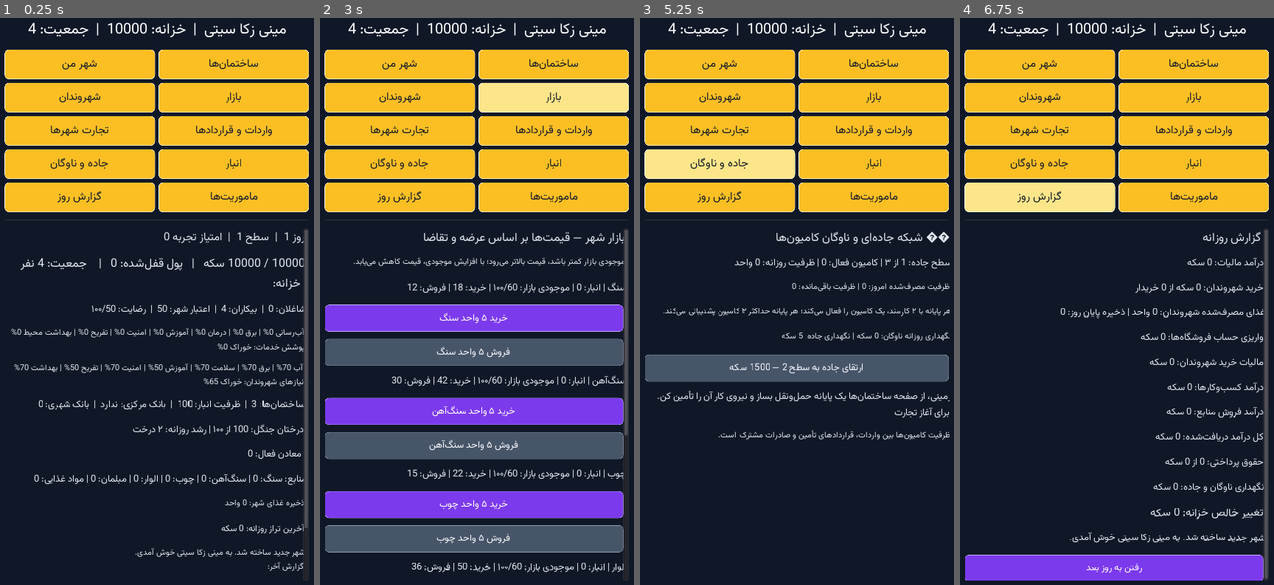
Above: before the commit, frames 1-4 (left to right).
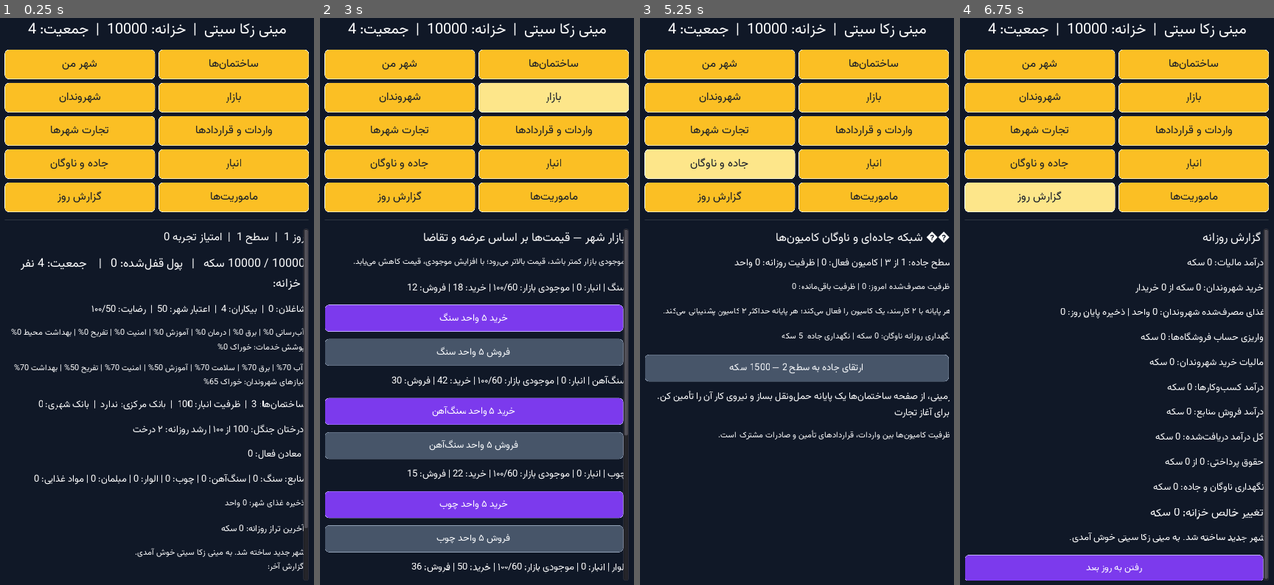
Above: after the commit, the same moments.

Repository: zekainstabot/mini-zeka-city
Game: Godot game, scene res://Main.tscn
Two runs of this game, one before a commit and one after it. Both use one fixed random seed, a clock stepped at 60 frames per second and the inputs below.
Inputs:
- Up to frame 1 (0.25 s): no input
- Up to frame 2 (3 s): click "ﻦﻣ ﺮﻬﺷ" at 0.5 s; click "ﺎﻫ‌ﻥﺎﻤﺘﺧﺎﺳ" at 1.25 s; click "ﻥﺍﺪﻧﻭﺮﻬﺷ" at 2 s; click "ﺭﺍﺯﺎﺑ" at 2.75 s
- Up to frame 3 (5.25 s): click "ﺎﻫﺮﻬﺷ ﺕﺭﺎﺠﺗ" at 3.5 s; click "ﺎﻫﺩﺍﺩﺭﺍﺮﻗ ﻭ ﺕﺍﺩﺭﺍﻭ" at 4.25 s; click "ﻥﺎﮔﻭﺎﻧ ﻭ ﻩﺩﺎﺟ" at 5 s
- Up to frame 4 (6.75 s): click "ﺭﺎﺒﻧﺍ" at 5.75 s; click "ﺯﻭﺭ ﺵﺭﺍﺰﮔ" at 6.5 s

The runs differ from the first frame. In frame 1, 0.9% of the frame differs, in the area x 5-97%, y 37-98%; in frame 2, 0.6%; in frame 3, 0.6%; in frame 4, 0.7%.

Commit message:
Hide mobile scrollbars and brighten all text

Diff:
--- a/scripts/Main.gd
+++ b/scripts/Main.gd
@@ -67,8 +67,13 @@
 	scroll.size_flags_horizontal = Control.SIZE_EXPAND_FILL
 	scroll.rect_clip_content = true
 	root.add_child(scroll)
-	# Hide horizontal scrolling so it cannot cover text at the screen edge.
-	scroll.get_h_scrollbar().visible = false
+	# Hide both scrollbars completely; scrolling remains available by touch/drag.
+	var horizontal_bar = scroll.get_h_scrollbar()
+	var vertical_bar = scroll.get_v_scrollbar()
+	horizontal_bar.visible = false
+	vertical_bar.visible = false
+	horizontal_bar.rect_min_size = Vector2(0, 0)
+	vertical_bar.rect_min_size = Vector2(0, 0)
 	content = VBoxContainer.new()
 	content.size_flags_horizontal = Control.SIZE_EXPAND_FILL
 	content.rect_min_size = Vector2(0, 0)
@@ -76,7 +81,8 @@
 	scroll.add_child(content)
 	message_label = Label.new()
 	message_label.autowrap = true
-	message_label.add_color_override("font_color", Color("#fbbf24"))
+	message_label.add_color_override("font_color", Color("#ffffff"))
+	message_label.modulate = Color("#ffffff")
 	root.add_child(message_label)
 
 func _load_ui_font():
@@ -134,7 +140,8 @@
 	label.autowrap = true
 	label.size_flags_horizontal = Control.SIZE_EXPAND_FILL
 	label.rect_min_size = Vector2(0, 38 if get_viewport_rect().size.x < 900 else 30)
-	label.add_color_override("font_color", Color("#e2e8f0"))
+	label.add_color_override("font_color", Color("#ffffff"))
+	label.modulate = Color("#ffffff")
 	content.add_child(label)
 	return label
 
